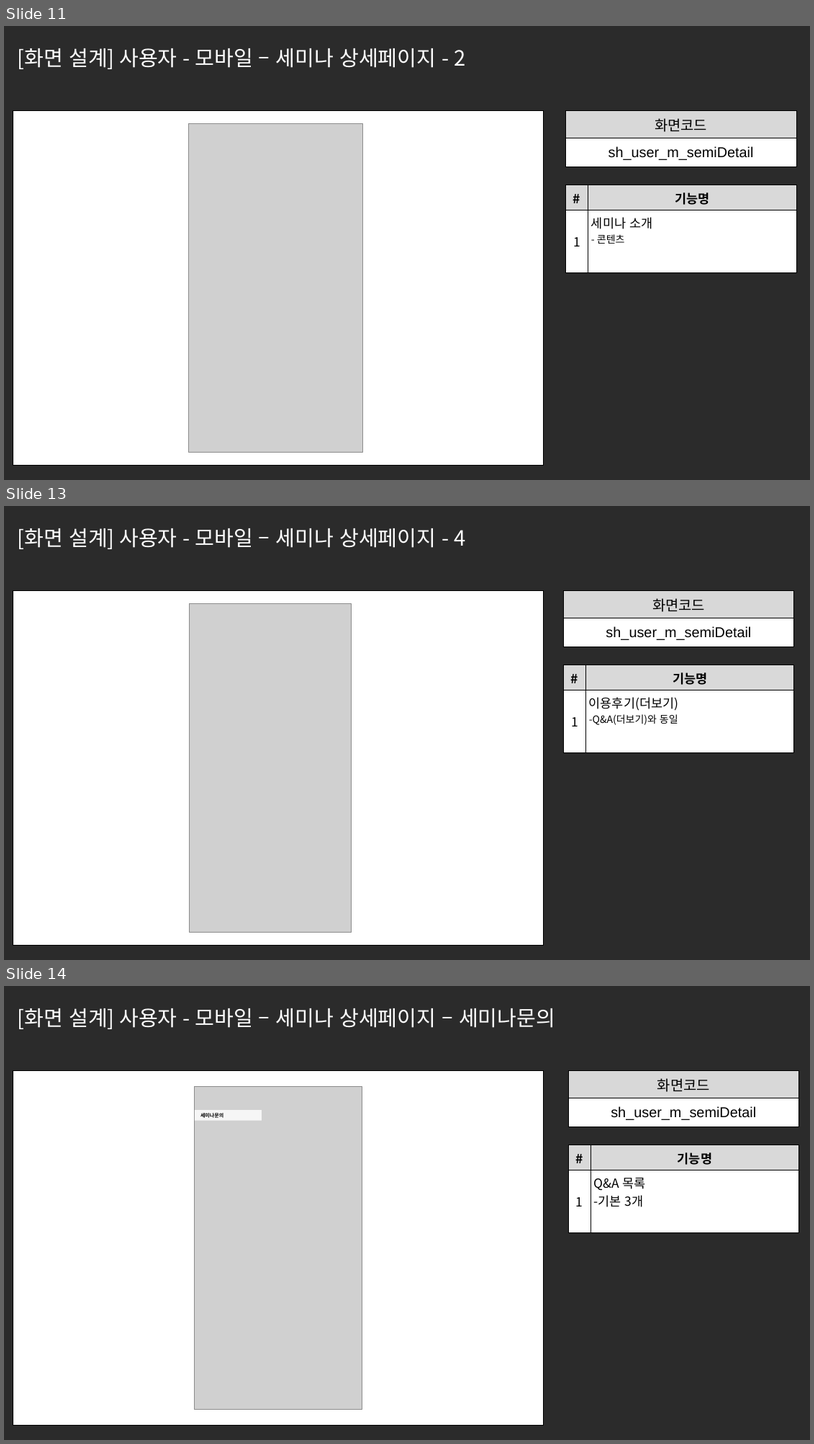
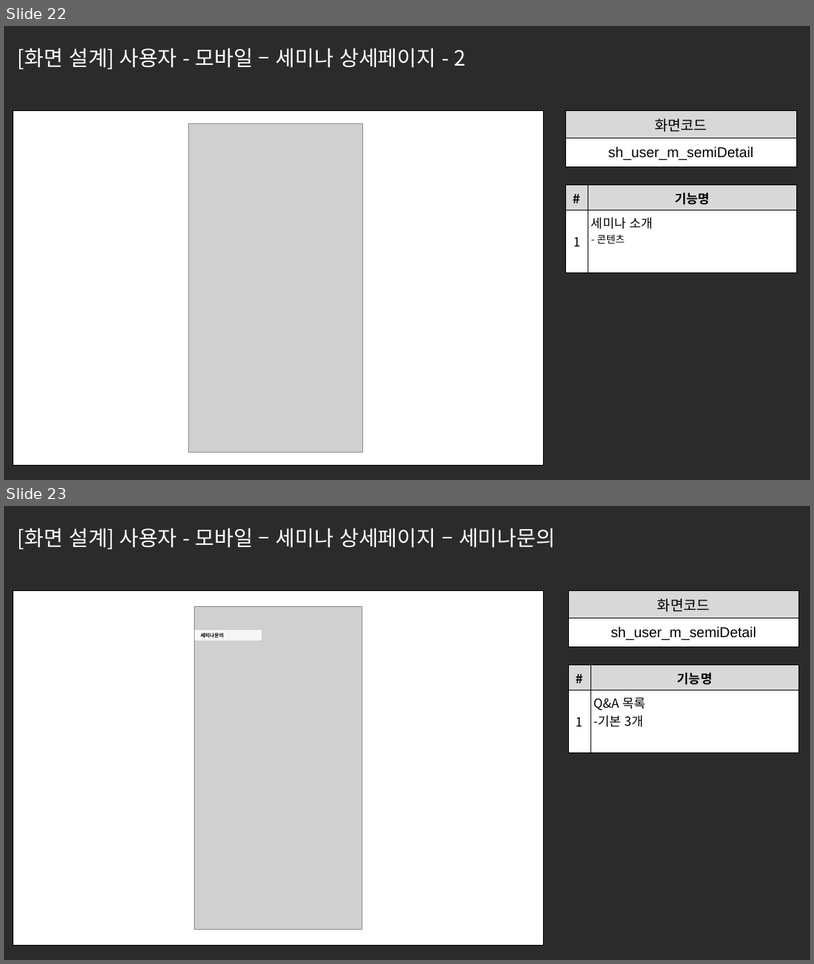
Before and after one commit to ezenteam2/e-Zone, a slide deck: 0 발표용 파워포인트/project05 - 파워포인트 종합 - 서희.pptx. Shown one above the other, each under a label of ours: slides 11, 13 and 14 before the commit, slides 22 and 23 after it; the slides between them are not shown. The pictures are 814x1444 and 814x964 pixels, drawn with LibreOffice and Linux fonts; fonts in the diff are those of the drawing; grey boxes stand for pictures; background and template pictures are left out; a plain dark background stands for a picture behind light text. Boxes give left, top, right and bottom in pixels: in the first picture for what was removed or moved away, otherwise in the second. Text is boxed around its words. In the diff, an @@ line names an element or a change of style, - is before the commit and + after.

```diff
--- a/0 발표용 파워포인트/project05 - 파워포인트 종합 - 서희.pptx
+++ b/0 발표용 파워포인트/project05 - 파워포인트 종합 - 서희.pptx
@@ slide 13 removed at bbox=[4, 506, 810, 960], background picture (left out) @@
@@ text removed at bbox=[18, 528, 466, 549] @@
-[화면 설계] 사용자 - 모바일 – 세미나 상세페이지 - 4
@@ table removed at bbox=[13, 591, 543, 944], 1 rows, 1 columns @@
-
@@ table removed at bbox=[563, 591, 795, 647], 2 rows, 1 columns @@
-화면코드
-sh_user_m_semiDetail
@@ picture removed at bbox=[189, 604, 352, 932] @@
@@ table removed at bbox=[563, 665, 794, 753], 2 rows, 2 columns @@
-# | 기능명
-1 | 이용후기(더보기) / -Q&A(더보기)와 동일
@@ what was slide 11 is now slide 22 @@
@@ what was slide 14 is now slide 23 @@
```
Also in this commit, not shown: 3 slides changed, 8 slides added, 2 other slides removed, 17 other files.
